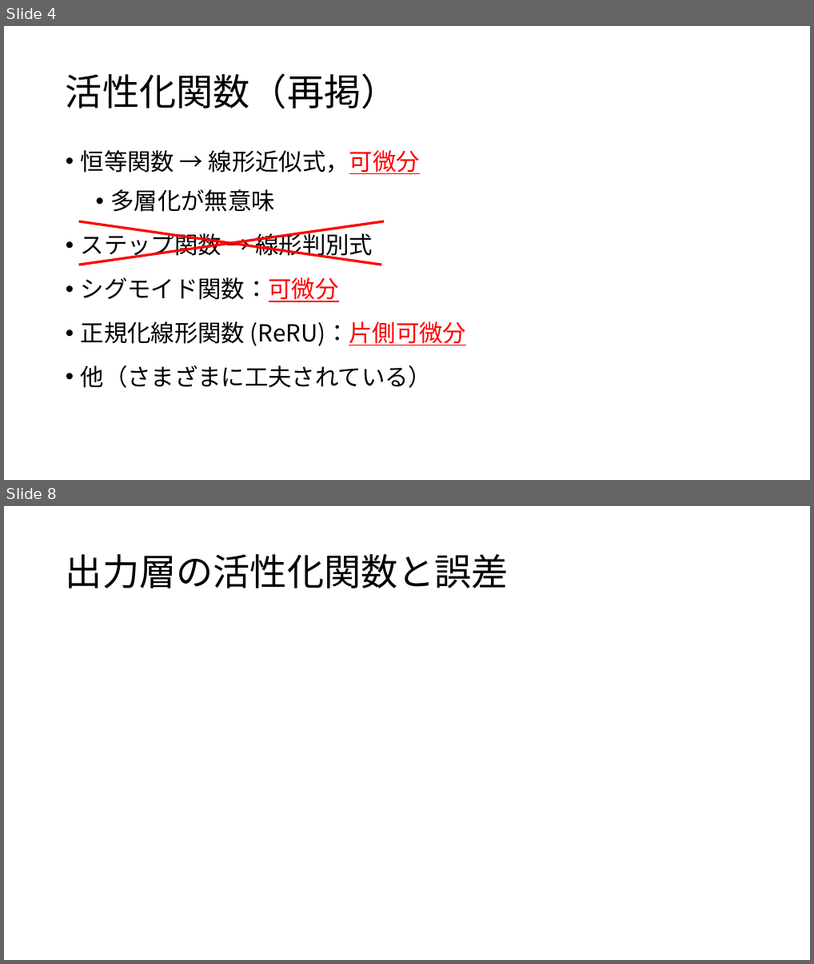
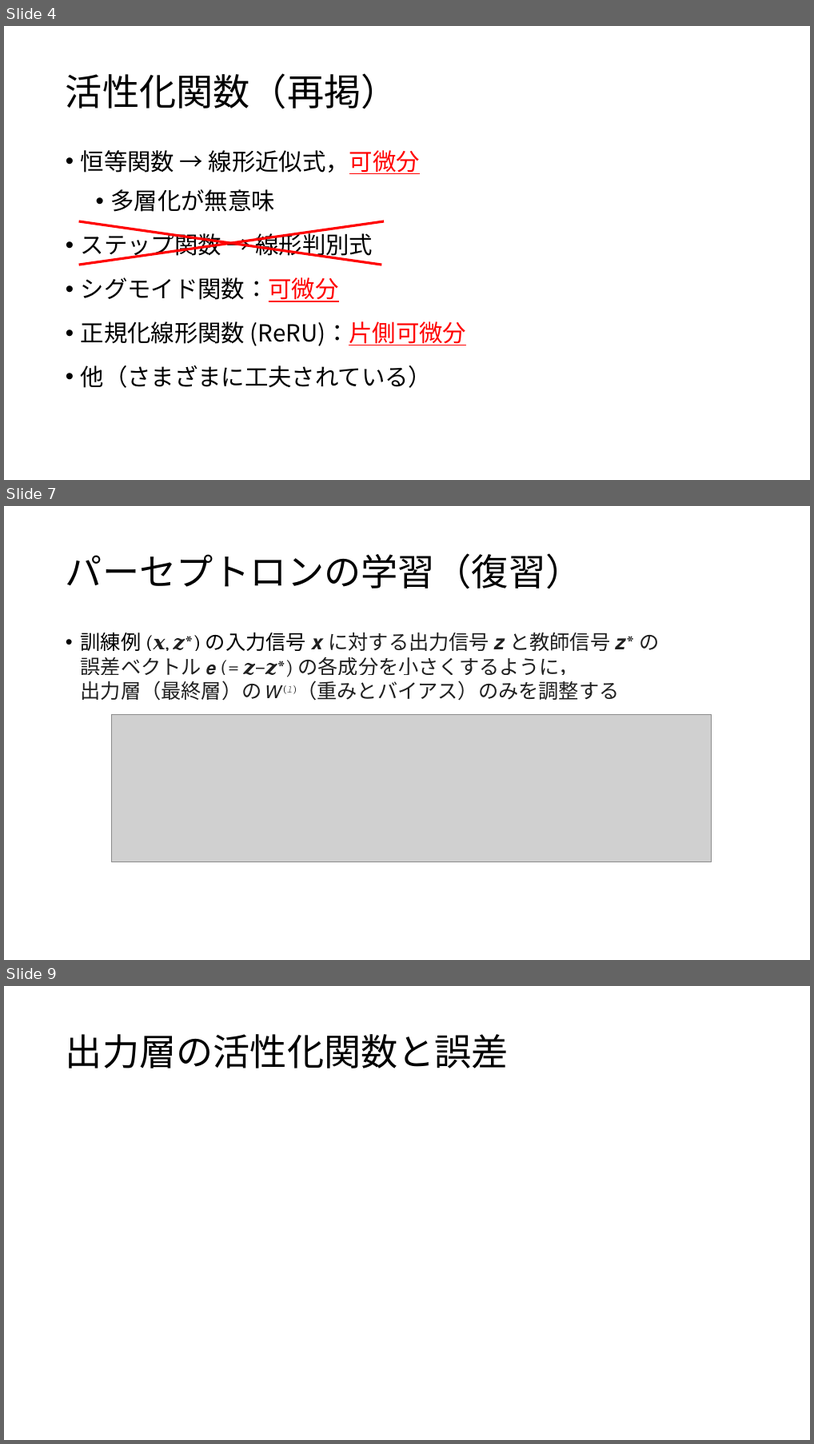
Before and after one commit to aliquisgg-hub/pages, a slide deck: Sc387/part10/FNN+BP.pptx. Shown one above the other, each under a label of ours: slides 4 and 8 before the commit, slides 4, 7 and 9 after it; the slides between them are not shown. The pictures are 814x964 and 814x1444 pixels, drawn with LibreOffice and Linux fonts; fonts in the diff are those of the drawing; grey boxes stand for pictures. Boxes give left, top, right and bottom in pixels: in the first picture for what was removed or moved away, otherwise in the second. Text is boxed around its words. In the diff, an @@ line names an element or a change of style, - is before the commit and + after.

```diff
--- a/Sc387/part10/FNN+BP.pptx
+++ b/Sc387/part10/FNN+BP.pptx
@@ slide 7 added at (x1=4, y1=506, x2=810, y2=960), background #FFFFFF @@
@@ title added at (x1=66, y1=553, x2=583, y2=589), 44 pt, text #000000 @@
+パーセプトロンの学習（復習）
@@ text added at (x1=81, y1=632, x2=659, y2=700), 24 pt, text #1F1F1F @@
+• 訓練例 (𝒙, 𝒛*) の入力信号 𝒙 に対する出力信号 𝒛 と教師信号 𝒛* の
+  誤差ベクトル 𝒆 (= 𝒛−𝒛*) の各成分を小さくするように，
+  出力層（最終層）の 𝑊(𝑙)（重みとバイアス）のみを調整する
@@ picture added at (x1=111, y1=714, x2=712, y2=862) @@
@@ what was slide 8 is now slide 9 @@
```
Also in this commit, not shown: 6 slides changed, 1 other slide added, 1 slide removed, 7 other files.
